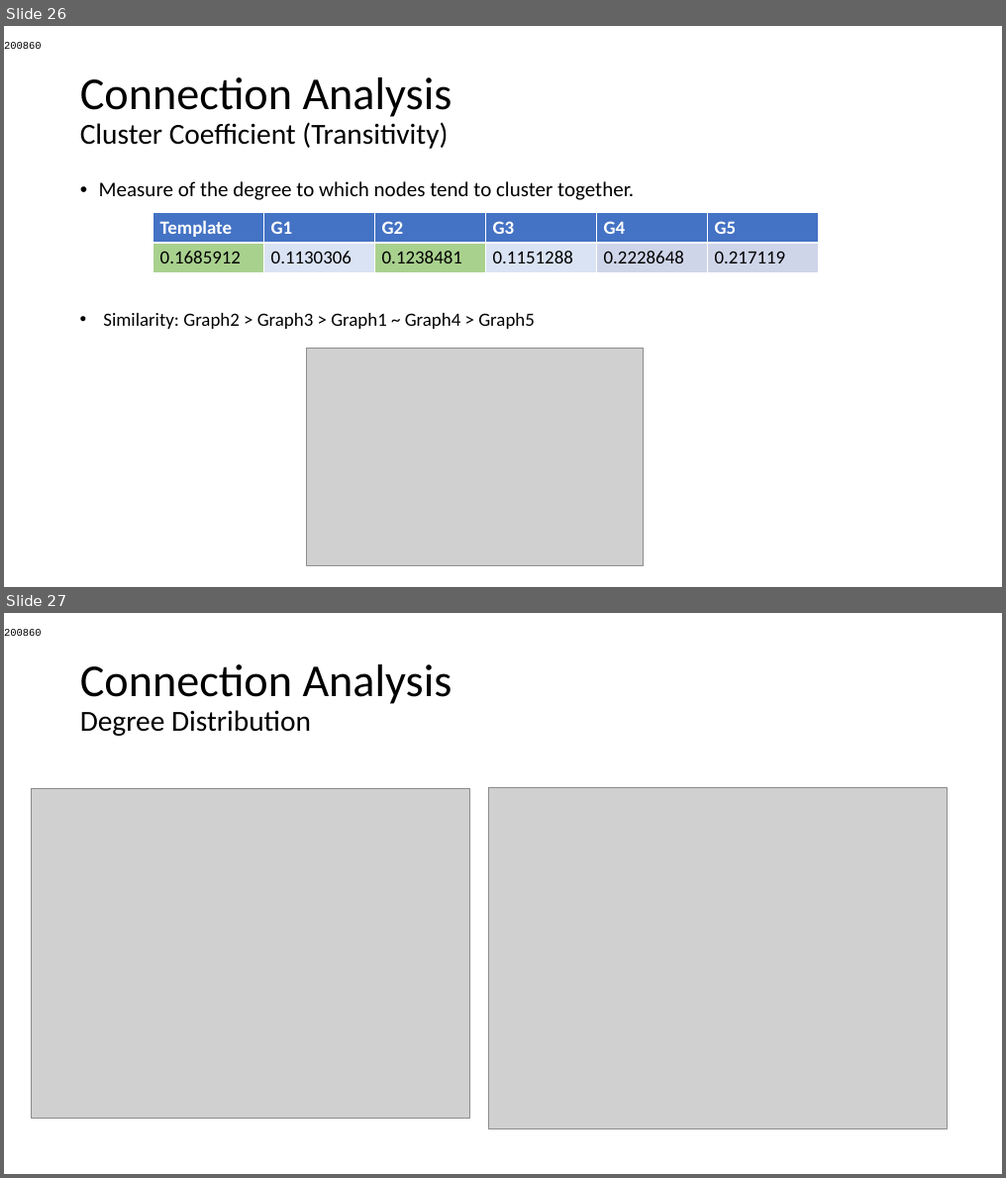
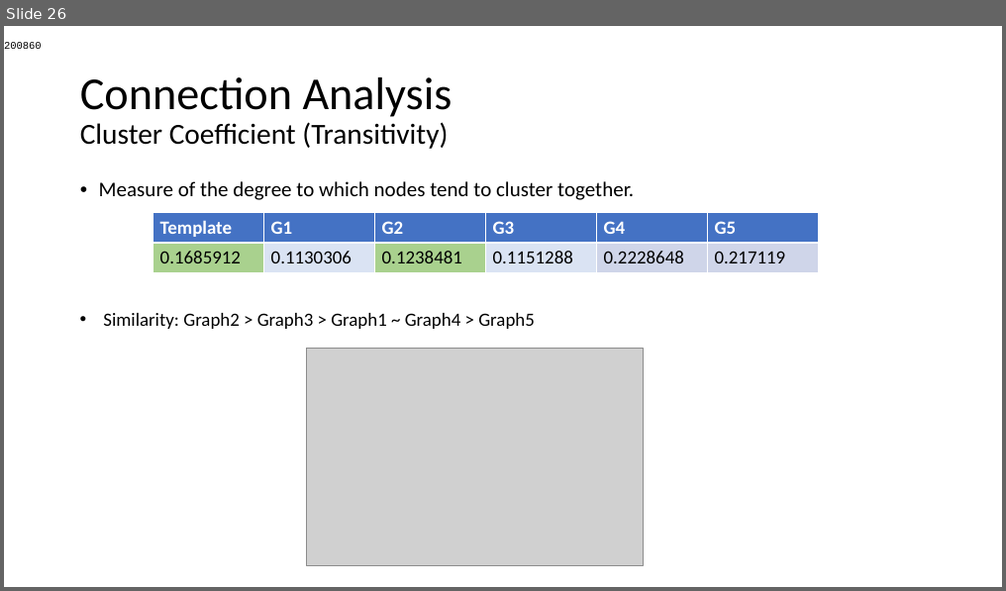
Before and after one commit to AtrayeeNeog/Visualization_2019-20, a slide deck: Documentation/Presentation/Project_Presentation_v2.pptx. Shown one above the other, each under a label of ours: slides 26 and 27 before the commit, slide 26 after it. The pictures are 1006x1178 and 1006x591 pixels, drawn with LibreOffice and Linux fonts; fonts in the diff are those of the drawing; grey boxes stand for pictures. Boxes give left, top, right and bottom in pixels: in the first picture for what was removed or moved away, otherwise in the second. Text is boxed around its words. In the diff, an @@ line names an element or a change of style, - is before the commit and + after.

```diff
--- a/Documentation/Presentation/Project_Presentation_v2.pptx
+++ b/Documentation/Presentation/Project_Presentation_v2.pptx
@@ slide 27 removed at [4,613,1002,1174], background #FFFFFF @@
@@ text removed at [4,629,42,636] @@
-200860
@@ title removed at [80,664,452,736] @@
-Connection Analysis
-Degree Distribution
@@ picture removed at [31,788,470,1118] @@
@@ picture removed at [488,787,946,1130] @@
```
Also in this commit, not shown: 6 slides added, 4 other slides removed.
